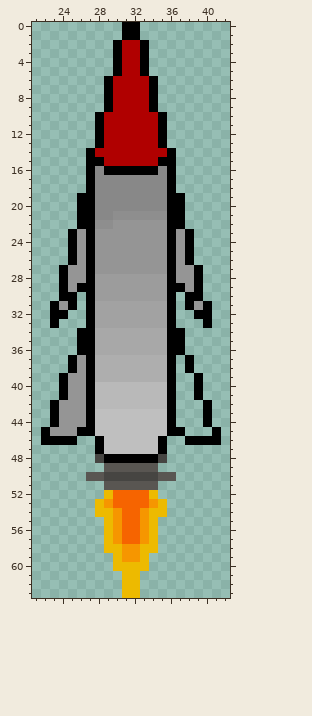
Two versions of one pixel-art sprite, ARCY Sprites/icbm.png. The first picture shows the starting point.
The file is 64x64 pixels. Colours within 5 levels of each other are drawn and written as one. Shown: x 21..42, y 0..63.
After the commit:
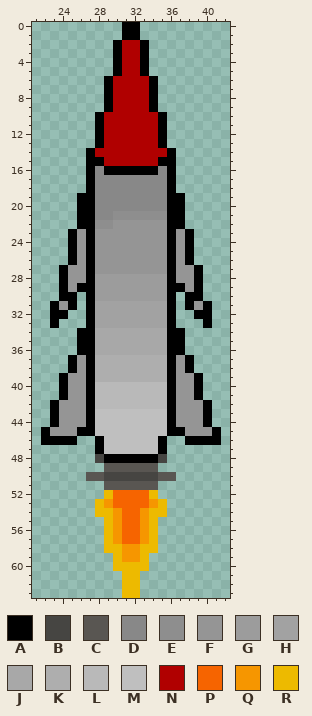
Palette (. is transparent): A #000000  B #464542  C #595652  D #888888  E #8e8e8e  F #959595  G #9c9c9c  H #a2a2a2  J #a8a8a8  K #aeaeae  L #b9b9b9  M #bfbfbf  N #b00000  P #f66400  Q #f69600  R #edba00
Difference:
@@ x 35..42 @@
 36 JAA.....
-37 KA.A....
-38 KA.A....
-39 KA..A...
-40 LA..A...
-41 LA..A...
-42 LA...A..
-43 MA...A..
-44 MA...A..
-45 MAA...A.
+37 KAFA....
+38 KAFA....
+39 KAFFA...
+40 LAFFA...
+41 LAFFA...
+42 LAFFFA..
+43 MAFFFA..
+44 MAFFFA..
+45 MAAFFFA.
 46 A..AAAA.
Where, in picture pixels (left, top, right, bottom), the same in both pictures:
added: (176, 355, 212, 436)
